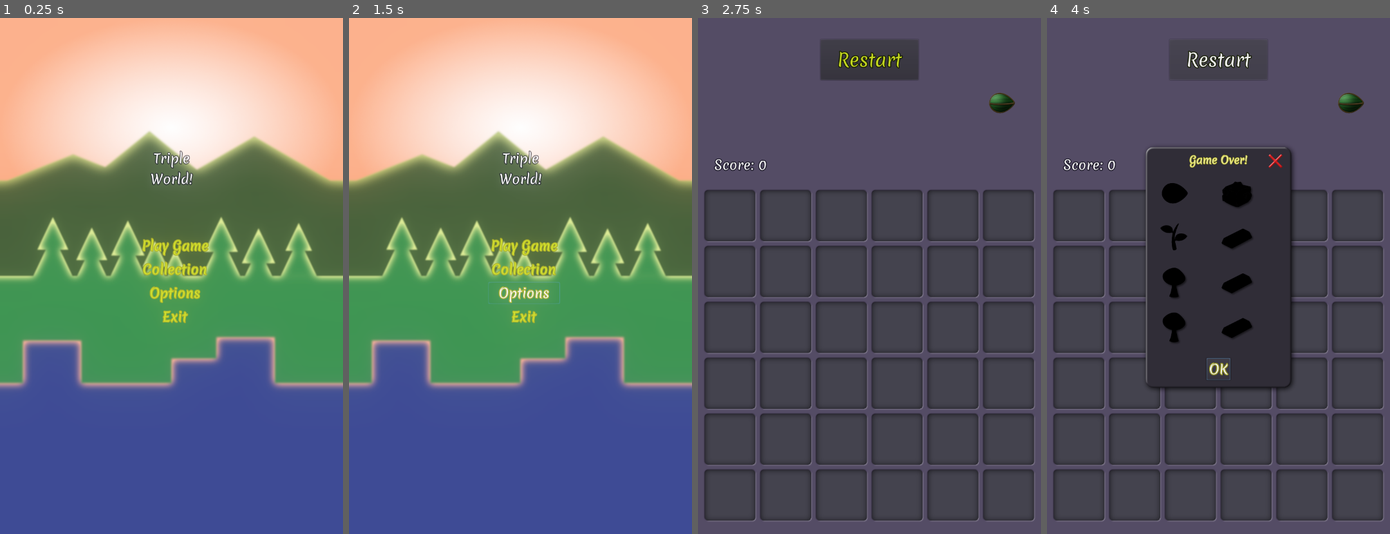
Above: before the commit, frames 1-4 (left to right).
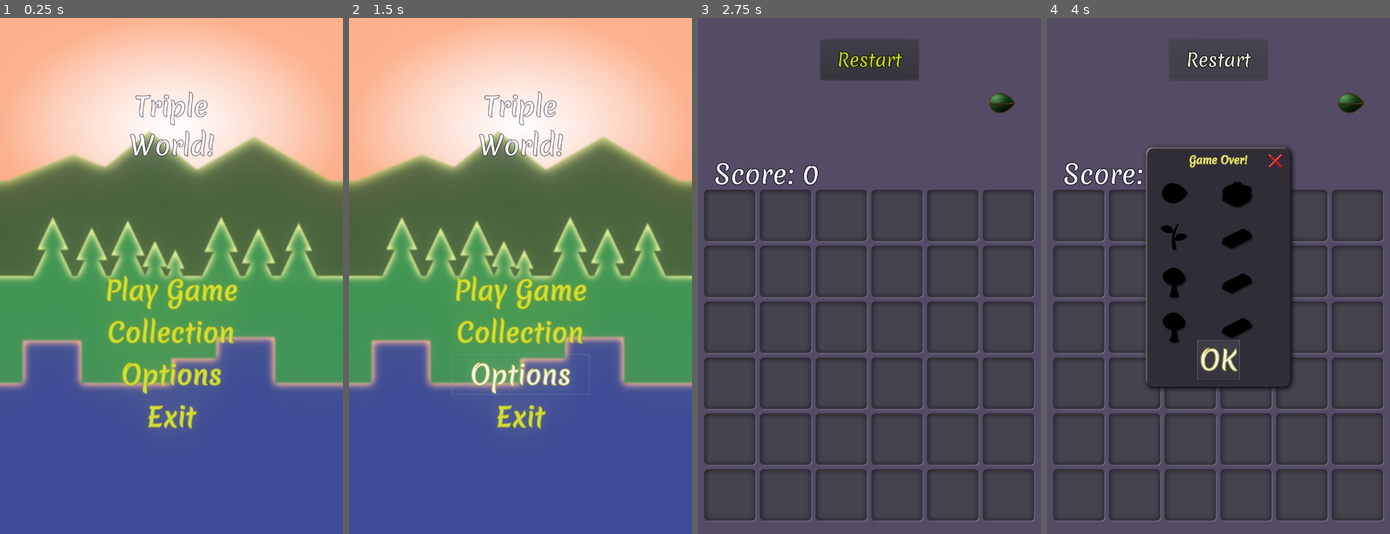
Above: after the commit, the same moments.

Repository: vibrunazo/godot-ttt
Game: Godot game, scene res://scenes/StartMenu.tscn
Two runs of this game, one before a commit and one after it. Both use one fixed random seed, a clock stepped at 60 frames per second and the inputs below.
Inputs:
- Up to frame 1 (0.25 s): no input
- Up to frame 2 (1.5 s): click "Collection" at 0.5 s; click "Options" at 1.25 s
- Up to frame 3 (2.75 s): click "Play Game" at 2 s
- Up to frame 4 (4 s): click "Restart" at 2.75 s; click "Restart" at 3.5 s

The runs differ from the first frame. In frame 1, 4.7% of the frame differs, in the area x 30-70%, y 14-80%; in frame 2, 4.9%, in the area x 29-71%, y 14-80%; in frame 3, 0.7%; in frame 4, 1.0%.

Commit message:
adjust theme font size

Diff:
--- a/scenes/StartMenu.tscn
+++ b/scenes/StartMenu.tscn
@@ -1,9 +1,10 @@
-[gd_scene load_steps=7 format=2]
+[gd_scene load_steps=8 format=2]
 
 [ext_resource path="res://scenes/StartMenu.gd" type="Script" id=1]
 [ext_resource path="res://ttt_theme.tres" type="Theme" id=2]
 [ext_resource path="res://styles/start_gradient.tres" type="Gradient" id=3]
 [ext_resource path="res://assets/tttbg.png" type="Texture" id=4]
+[ext_resource path="res://styles/theme_font.tres" type="DynamicFont" id=5]
 
 [sub_resource type="GradientTexture" id=2]
 gradient = ExtResource( 3 )
@@ -38,60 +39,67 @@
 anchor_top = 0.5
 anchor_right = 0.5
 anchor_bottom = 0.5
-margin_left = -49.0
+margin_left = -98.0
 margin_top = -46.5
-margin_right = 49.0
+margin_right = 98.0
 margin_bottom = 46.5
-custom_constants/margin_top = -500
+custom_constants/margin_top = -700
 custom_constants/margin_bottom = 0
 
-[node name="Label" type="Label" parent="MarginContainer"]
-margin_top = -250.0
-margin_right = 98.0
-margin_bottom = -157.0
+[node name="LabelTitle" type="Label" parent="MarginContainer"]
+margin_top = -393.0
+margin_right = 196.0
+margin_bottom = -214.0
+custom_fonts/font = ExtResource( 5 )
 text = "Triple
 World!"
 align = 1
 
-[node name="VBox" type="VBoxContainer" parent="."]
+[node name="MarginContainer2" type="MarginContainer" parent="."]
 anchor_left = 0.5
 anchor_top = 0.5
 anchor_right = 0.5
 anchor_bottom = 0.5
-margin_left = -75.0
-margin_top = -96.0
-margin_right = 75.0
-margin_bottom = 96.0
+margin_left = -161.0
+margin_top = -194.0
+margin_right = 161.0
+margin_bottom = 194.0
+custom_constants/margin_top = 180
 
-[node name="ButtonPlay" type="Button" parent="VBox"]
-margin_right = 167.0
-margin_bottom = 51.0
+[node name="VBox" type="VBoxContainer" parent="MarginContainer2"]
+margin_top = 180.0
+margin_right = 322.0
+margin_bottom = 568.0
+
+[node name="ButtonPlay" type="Button" parent="MarginContainer2/VBox"]
+margin_right = 322.0
+margin_bottom = 94.0
 text = "Play Game"
 flat = true
 
-[node name="ButtonCollection" type="Button" parent="VBox"]
-margin_top = 55.0
-margin_right = 167.0
-margin_bottom = 106.0
+[node name="ButtonCollection" type="Button" parent="MarginContainer2/VBox"]
+margin_top = 98.0
+margin_right = 322.0
+margin_bottom = 192.0
 text = "Collection"
 flat = true
 
-[node name="ButtonOptions" type="Button" parent="VBox"]
-margin_top = 110.0
-margin_right = 167.0
-margin_bottom = 161.0
+[node name="ButtonOptions" type="Button" parent="MarginContainer2/VBox"]
+margin_top = 196.0
+margin_right = 322.0
+margin_bottom = 290.0
 text = "Options"
 flat = true
 
-[node name="ButtonExit" type="Button" parent="VBox"]
-margin_top = 165.0
-margin_right = 167.0
-margin_bottom = 216.0
+[node name="ButtonExit" type="Button" parent="MarginContainer2/VBox"]
+margin_top = 294.0
+margin_right = 322.0
+margin_bottom = 388.0
 text = "Exit"
 flat = true
 
 [node name="WorldEnvironment" type="WorldEnvironment" parent="."]
 environment = SubResource( 3 )
 
-[connection signal="pressed" from="VBox/ButtonPlay" to="." method="_on_ButtonPlay_pressed"]
-[connection signal="pressed" from="VBox/ButtonExit" to="." method="_on_ButtonExit_pressed"]
+[connection signal="pressed" from="MarginContainer2/VBox/ButtonPlay" to="." method="_on_ButtonPlay_pressed"]
+[connection signal="pressed" from="MarginContainer2/VBox/ButtonExit" to="." method="_on_ButtonExit_pressed"]
--- a/styles/theme_font.tres
+++ b/styles/theme_font.tres
@@ -3,7 +3,7 @@
 [ext_resource path="res://assets/fonts/Merienda-Regular.ttf" type="DynamicFontData" id=1]
 
 [resource]
-size = 30
+size = 60
 outline_size = 2
 outline_color = Color( 0.0541667, 0.05, 0.1, 0.784314 )
 font_data = ExtResource( 1 )
--- a/ttt_theme.tres
+++ b/ttt_theme.tres
@@ -6,7 +6,7 @@
 [ext_resource path="res://styles/theme_font.tres" type="DynamicFont" id=4]
 
 [sub_resource type="DynamicFont" id=3]
-size = 30
+size = 60
 outline_size = 2
 outline_color = Color( 0.6, 0.6, 0.12, 1 )
 font_data = ExtResource( 1 )
